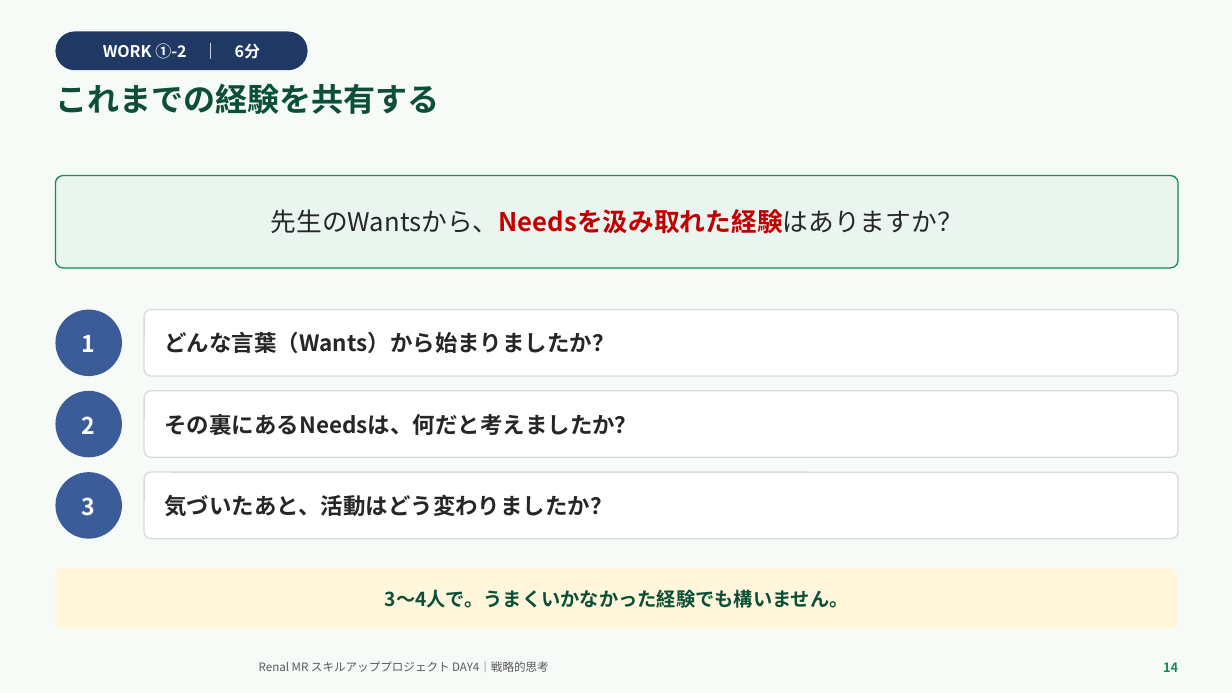
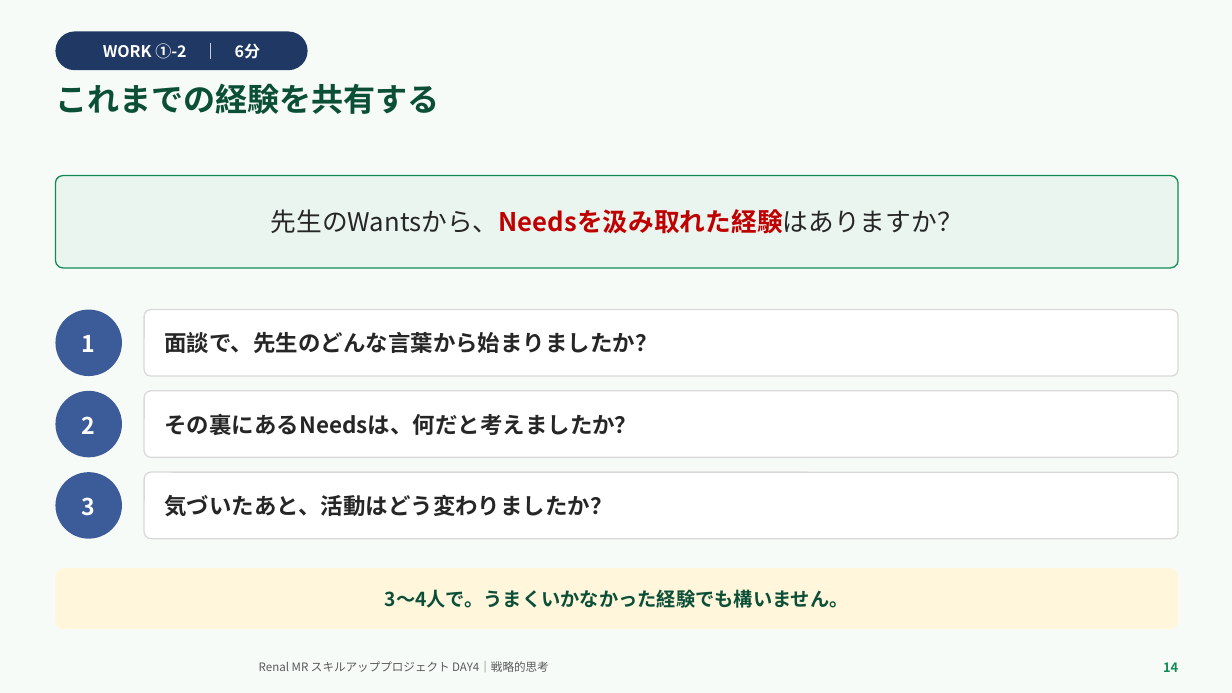
Before and after one commit to TAKUYA-1187/Claude, a slide deck: slide 14 of novartis_training/DAY4_ちょっと分かるだけで世界が変わる.pptx. Drawn at 1232x693 pixels with LibreOffice and Linux fonts; fonts in the diff are those of the drawing; background and template pictures are left out. Boxes give left, top, right and bottom in pixels: in the first picture for what was removed or moved away, otherwise in the second. Text is boxed around its words. In the diff, an @@ line names an element or a change of style, - is before the commit and + after.

```diff
--- a/novartis_training/DAY4_ちょっと分かるだけで世界が変わる.pptx
+++ b/novartis_training/DAY4_ちょっと分かるだけで世界が変わる.pptx
@@ text in rounded rectangle at [165, 332, 658, 353]: text changed @@
-どんな言葉（Wants）から始まりましたか？
+面談で、先生のどんな言葉から始まりましたか？
```
Also in this commit, not shown: 1 other slide changed, 2 other files.
